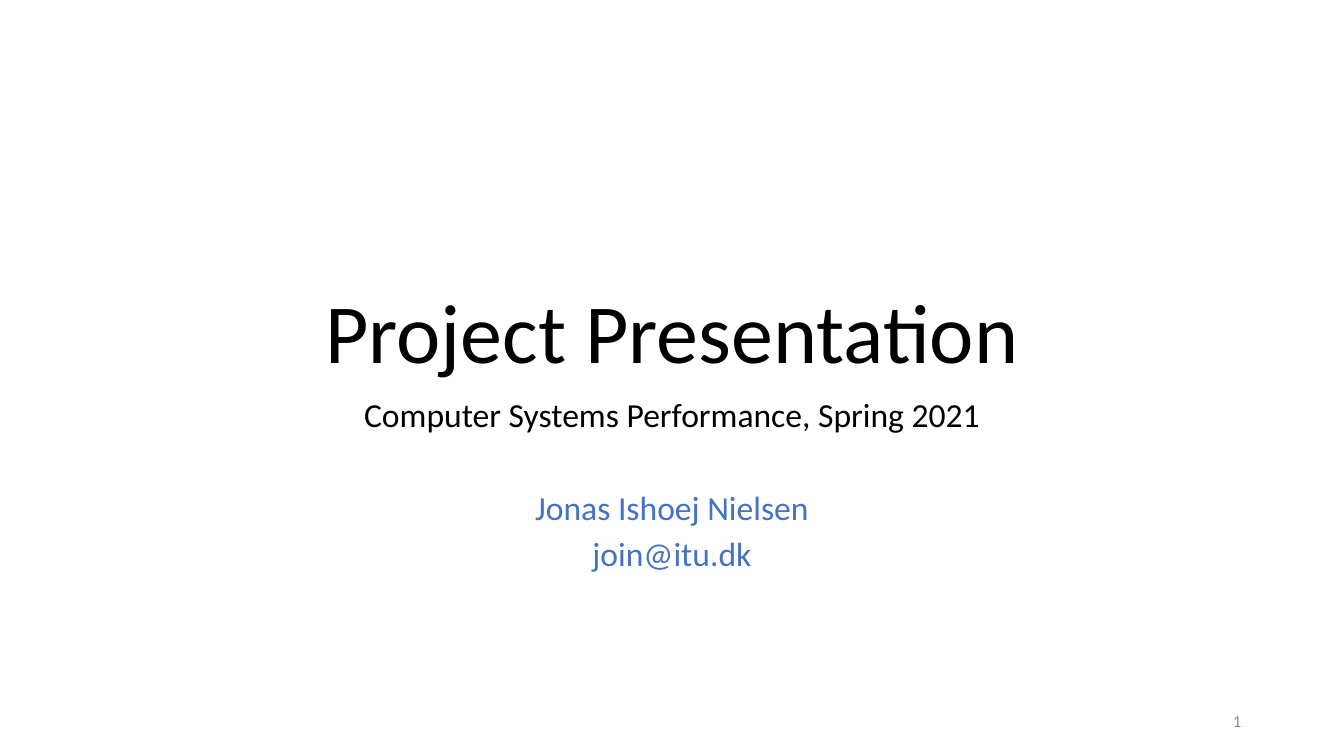
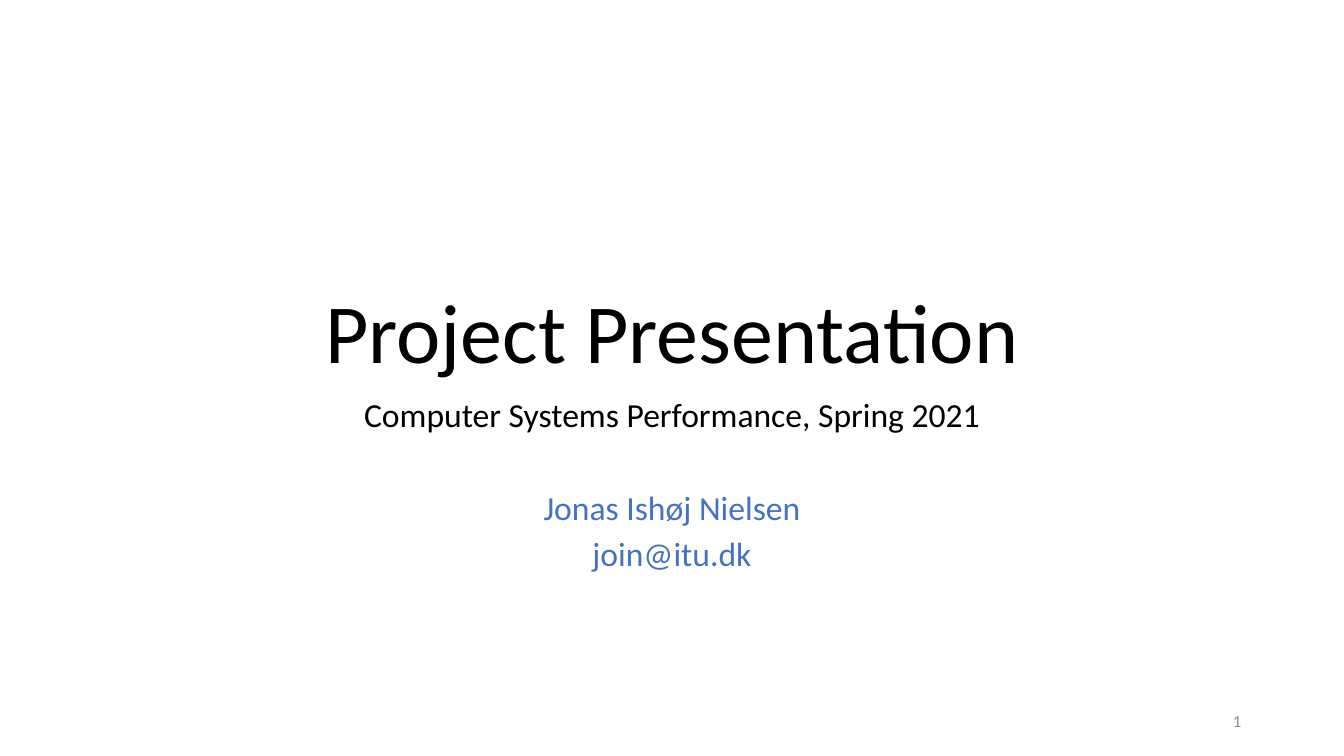
Before and after one commit to jonasIshoejNielsen/semester2_computerSystemPerformance, a slide deck: slide 1 of Deliverables/outline-presentation.pptx. Drawn at 1344x756 pixels with LibreOffice and Linux fonts; fonts in the diff are those of the drawing. Boxes give left, top, right and bottom in pixels: in the first picture for what was removed or moved away, otherwise in the second. Text is boxed around its words. In the diff, an @@ line names an element or a change of style, - is before the commit and + after.

```diff
--- a/Deliverables/outline-presentation.pptx
+++ b/Deliverables/outline-presentation.pptx
@@ subtitle at (544, 496, 800, 526): text changed @@
-Jonas Ishoej Nielsen
+Jonas Ishøj Nielsen
```
Also in this commit, not shown: 3 other slides changed, 10 other files.
